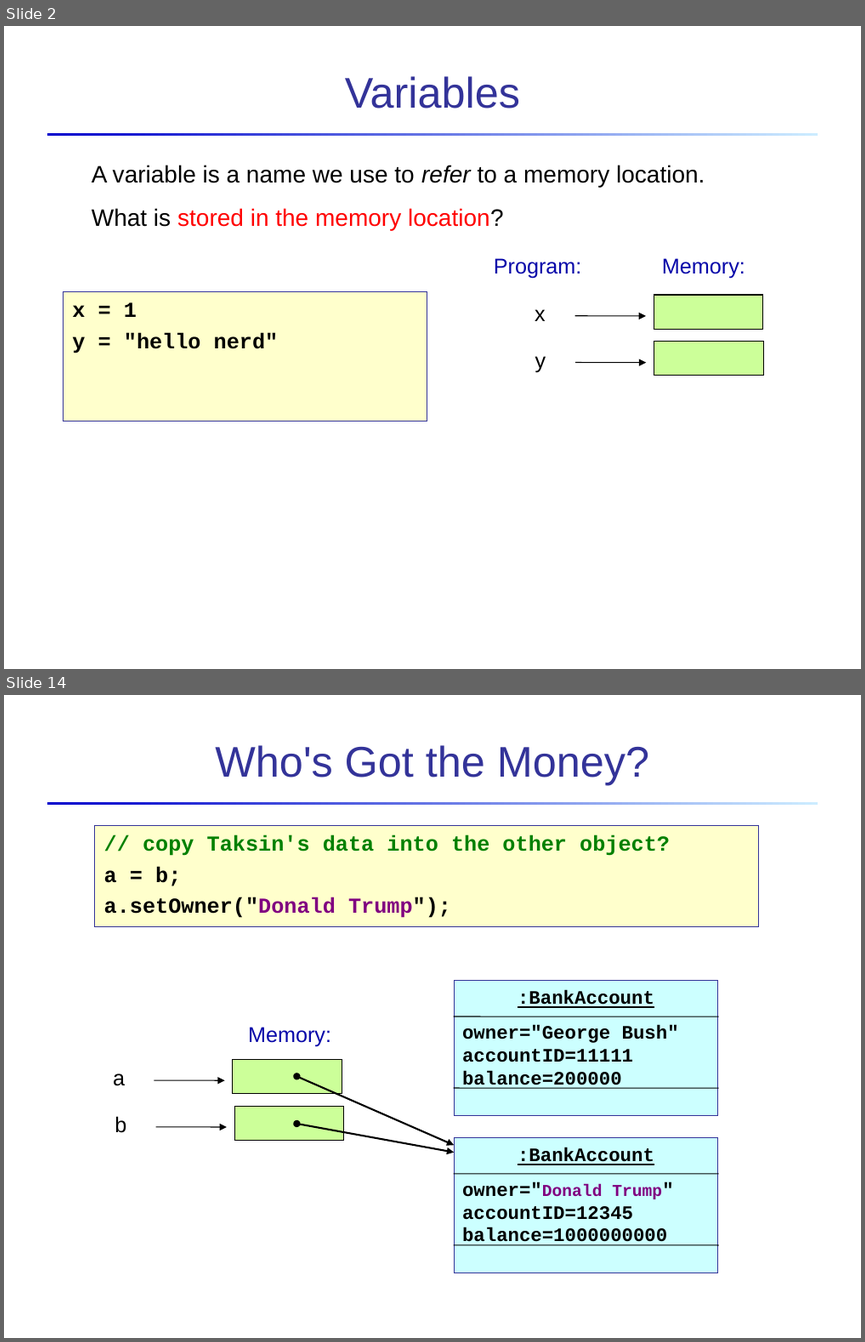
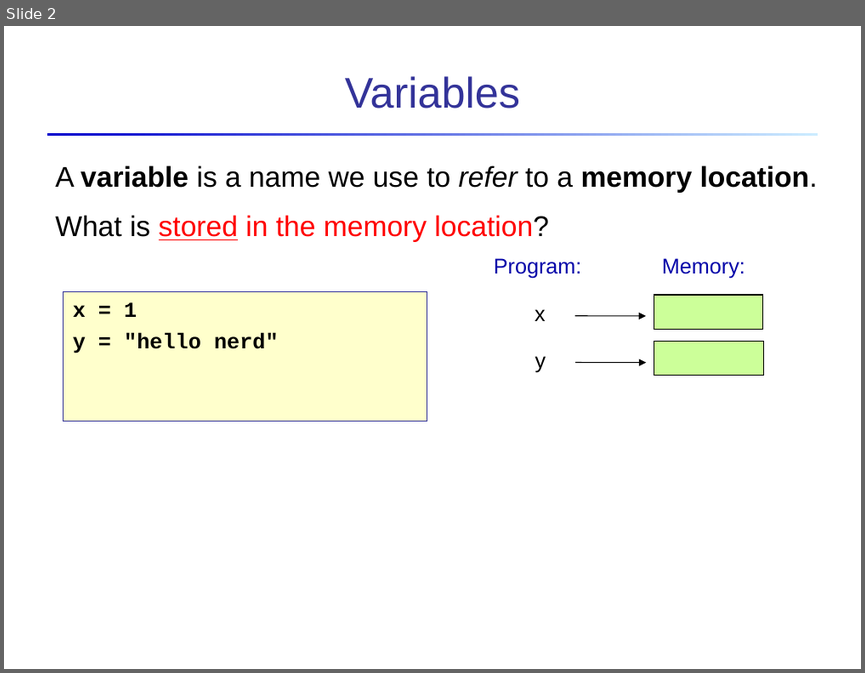
Before and after one commit to cpske/Prog2, a slide deck: oop/Object-References.ppt. Shown one above the other, each under a label of ours: slides 2 and 14 before the commit, slide 2 after it; the slides between them are not shown. The pictures are 865x1342 and 865x673 pixels, drawn with LibreOffice and Linux fonts; fonts in the diff are those of the drawing. Boxes give left, top, right and bottom in pixels: in the first picture for what was removed or moved away, otherwise in the second. Text is boxed around its words. In the diff, an @@ line names an element or a change of style, - is before the commit and + after.

```diff
--- a/oop/Object-References.ppt
+++ b/oop/Object-References.ppt
@@ slide 14 removed at <box>4,695,861,1338</box>, background #FFFFFF; not listed: 1 template element that a slide beside it also shows @@
@@ title removed at <box>215,745,649,785</box> @@
-Who's Got the Money?
@@ rectangle removed at <box>95,825,759,926</box> @@
-// copy Taksin's data into the other object?
-a = b;
-a.setOwner("Donald Trump");
@@ rectangle removed at <box>454,981,718,1115</box> @@
-:BankAccount
-owner="George Bush"
-accountID=11111
-balance=200000
@@ line removed from (454, 1016) to (718, 1016) @@
@@ text removed at <box>248,1027,331,1047</box> @@
-Memory:
@@ text removed at <box>113,1073,125,1086</box> @@
-a
@@ rectangle removed at <box>233,1059,342,1094</box> @@
@@ double arrow removed from (297, 1077) to (454, 1145) @@
@@ arrow removed from (154, 1080) to (225, 1081) @@
@@ line removed from (454, 1088) to (718, 1089) @@
@@ text removed at <box>114,1116,126,1133</box> @@
-b
@@ arrow removed from (156, 1127) to (227, 1127) @@
@@ rectangle removed at <box>234,1106,344,1140</box> @@
@@ double arrow removed from (297, 1123) to (454, 1151) @@
@@ rectangle removed at <box>454,1138,718,1272</box> @@
-:BankAccount
-owner="Donald Trump"
-accountID=12345
-balance=1000000000
@@ line removed from (454, 1173) to (718, 1174) @@
@@ line removed from (454, 1245) to (718, 1245) @@
@@ slide 2 changed as well @@
@@ text "A variable is a name ...": place and size @@
-text "A variable is a name ..." at <box>92,165,704,230</box>
+text "A variable is a name ..." at <box>55,165,817,242</box>
@@ text "A variable is a name ..." at <box>55,165,817,242</box>: size 20 to 24 pt; bold on in "variable memory location."; underline on in "stored" @@
```
Also in this commit, not shown: 4 other slides changed, 12 slides added, 7 other slides removed, 9 other files.
